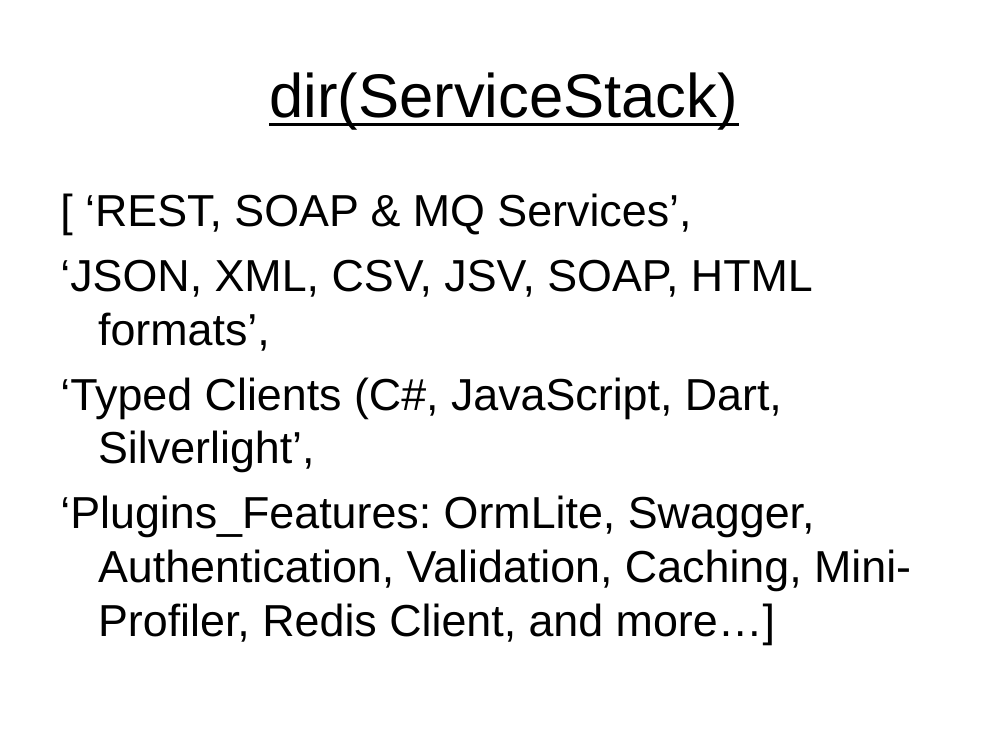
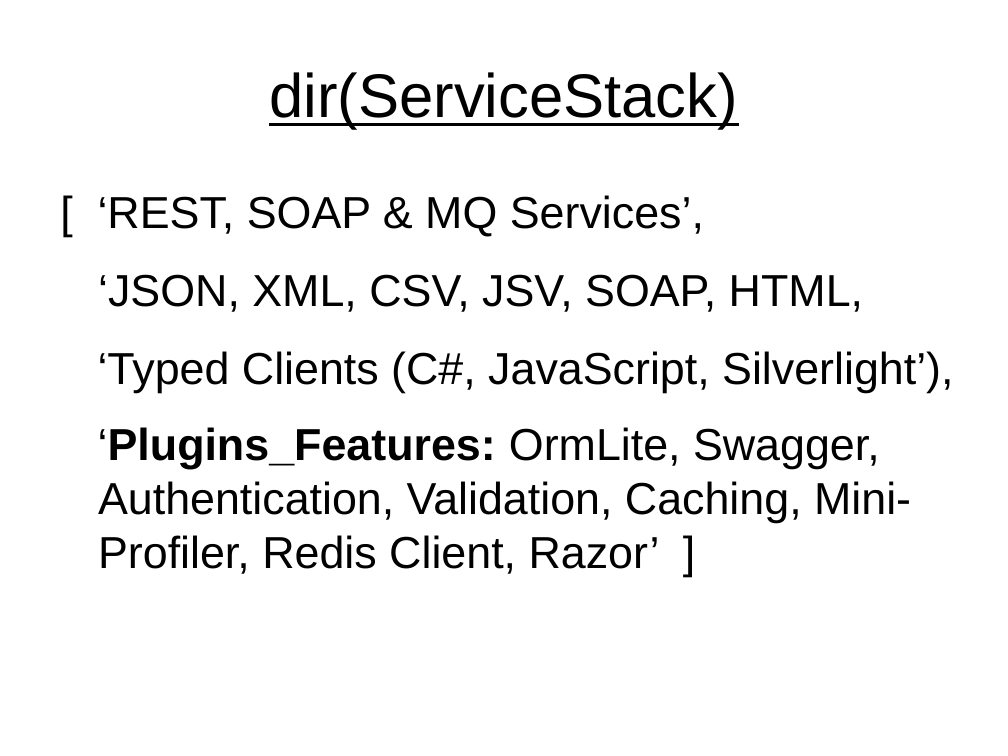
Before and after one commit to paaschpa/ordersDemo, a slide deck: slide 6 of CodeCamp2013.ppt (slide 5 before the commit). Drawn at 1008x756 pixels with LibreOffice and Linux fonts; fonts in the diff are those of the drawing. Boxes give left, top, right and bottom in pixels: in the first picture for what was removed or moved away, otherwise in the second. Text is boxed around its words. In the diff, an @@ line names an element or a change of style, - is before the commit and + after.

Commit message:
slides

```diff
--- a/CodeCamp2013.ppt
+++ b/CodeCamp2013.ppt
@@ text "[ ‘REST, SOAP & MQ ..." moved from (x1=60, y1=193, x2=911, y2=645) to (x1=98, y1=195, x2=953, y2=574) @@
@@ text at (x1=98, y1=195, x2=704, y2=236): line spacing 1 to 1.25 @@
@@ text at (x1=98, y1=274, x2=953, y2=574): text changed @@
-‘JSON, XML, CSV, JSV, SOAP, HTML formats’,
-‘Typed Clients (C#, JavaScript, Dart, Silverlight’,
-‘Plugins_Features: OrmLite, Swagger, Authentication, Validation, Caching, Mini-Profiler, Redis Client, and more…]
+‘JSON, XML, CSV, JSV, SOAP, HTML,
+‘Typed Clients (C#, JavaScript, Silverlight’),
+‘Plugins_Features: OrmLite, Swagger, Authentication, Validation, Caching, Mini-Profiler, Redis Client, Razor’ ]
```
Also in this commit, not shown: 5 other slides changed, 6 slides added, 1 slide removed, 1 other file.
